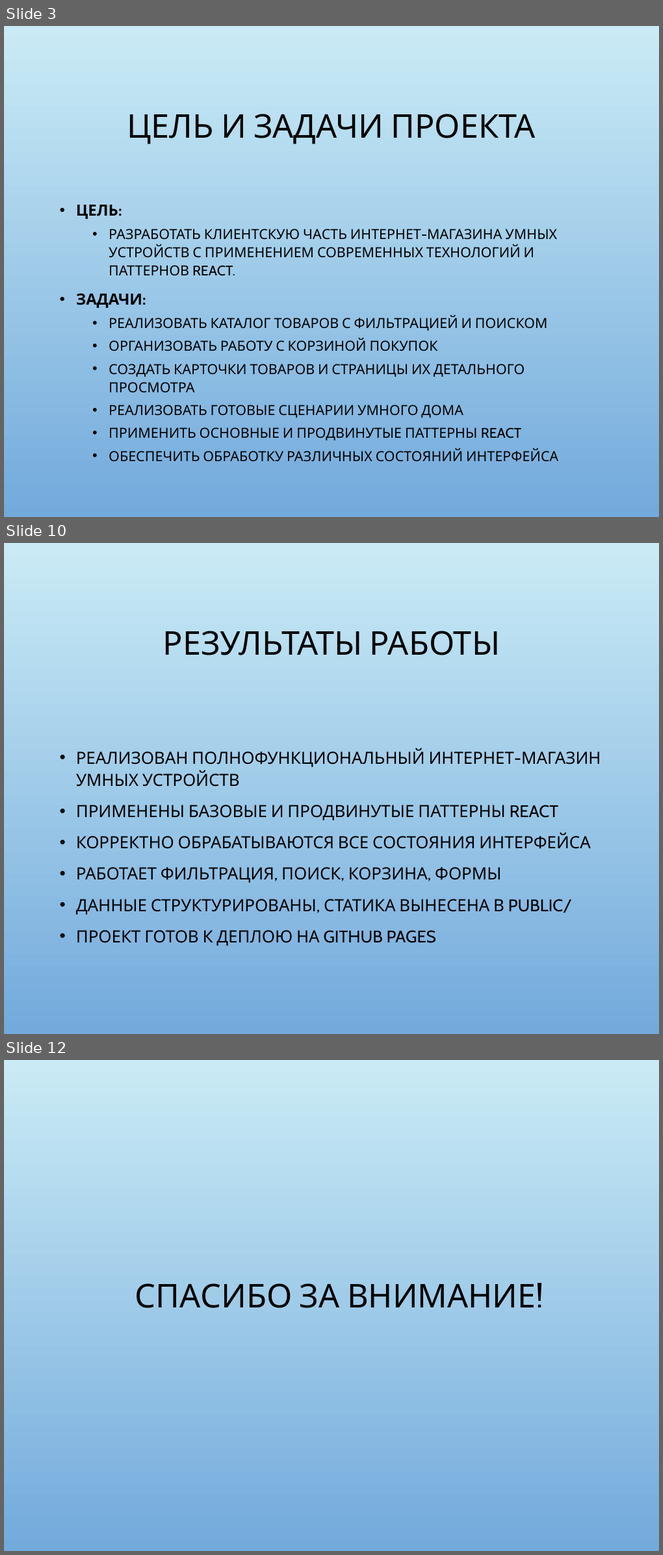
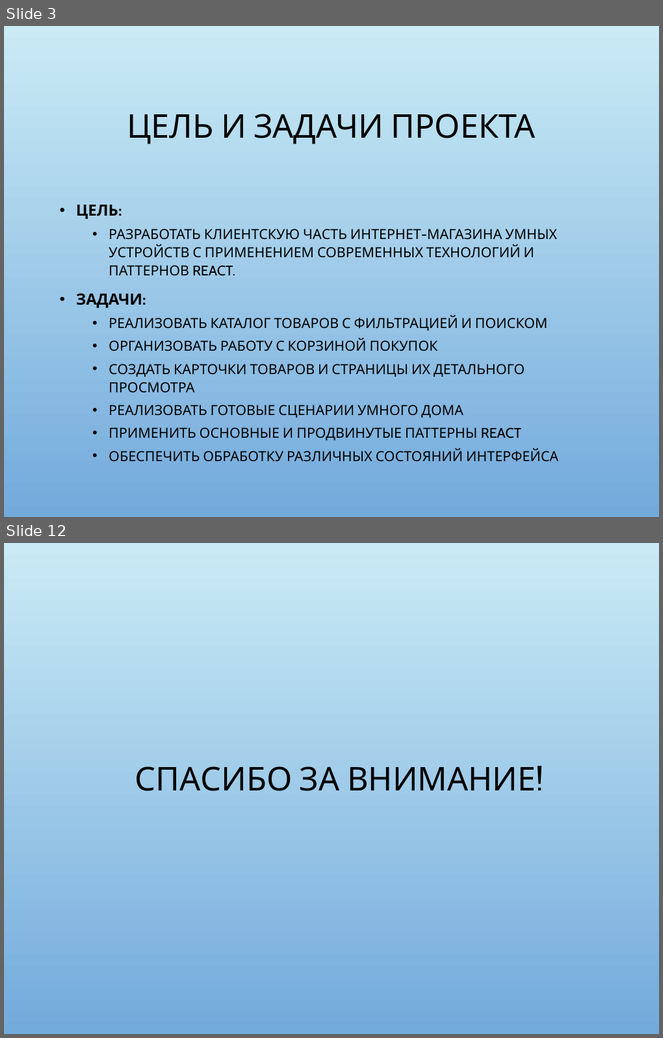
Before and after one commit to SvetlanaRozanova0108/plus-smart-home-frontend, a slide deck: Презентация_проекта_Plus_Smart_Home.pptx. Shown one above the other, each under a label of ours: slides 3, 10 and 12 before the commit, slides 3 and 12 after it; the slides between them are not shown. The pictures are 663x1555 and 663x1038 pixels, drawn with LibreOffice and Linux fonts; fonts in the diff are those of the drawing; background and template pictures are left out. Boxes give left, top, right and bottom in pixels: in the first picture for what was removed or moved away, otherwise in the second. Text is boxed around its words. In the diff, an @@ line names an element or a change of style, - is before the commit and + after.

```diff
--- a/Презентация_проекта_Plus_Smart_Home.pptx
+++ b/Презентация_проекта_Plus_Smart_Home.pptx
@@ slide 10 removed at (4,543,659,1034), background picture (left out) @@
@@ title removed at (163,631,500,655) @@
-РЕЗУЛЬТАТЫ РАБОТЫ
@@ text removed at (76,748,601,946) @@
-• РЕАЛИЗОВАН ПОЛНОФУНКЦИОНАЛЬНЫЙ ИНТЕРНЕТ-МАГАЗИН УМНЫХ УСТРОЙСТВ
-• ПРИМЕНЕНЫ БАЗОВЫЕ И ПРОДВИНУТЫЕ ПАТТЕРНЫ REACT
-• КОРРЕКТНО ОБРАБАТЫВАЮТСЯ ВСЕ СОСТОЯНИЯ ИНТЕРФЕЙСА
-• РАБОТАЕТ ФИЛЬТРАЦИЯ, ПОИСК, КОРЗИНА, ФОРМЫ
-• ДАННЫЕ СТРУКТУРИРОВАНЫ, СТАТИКА ВЫНЕСЕНА В PUBLIC/
-• ПРОЕКТ ГОТОВ К ДЕПЛОЮ НА GITHUB PAGES
```
Also in this commit, not shown: 7 slides changed, 1 slide added, 3 other files.
